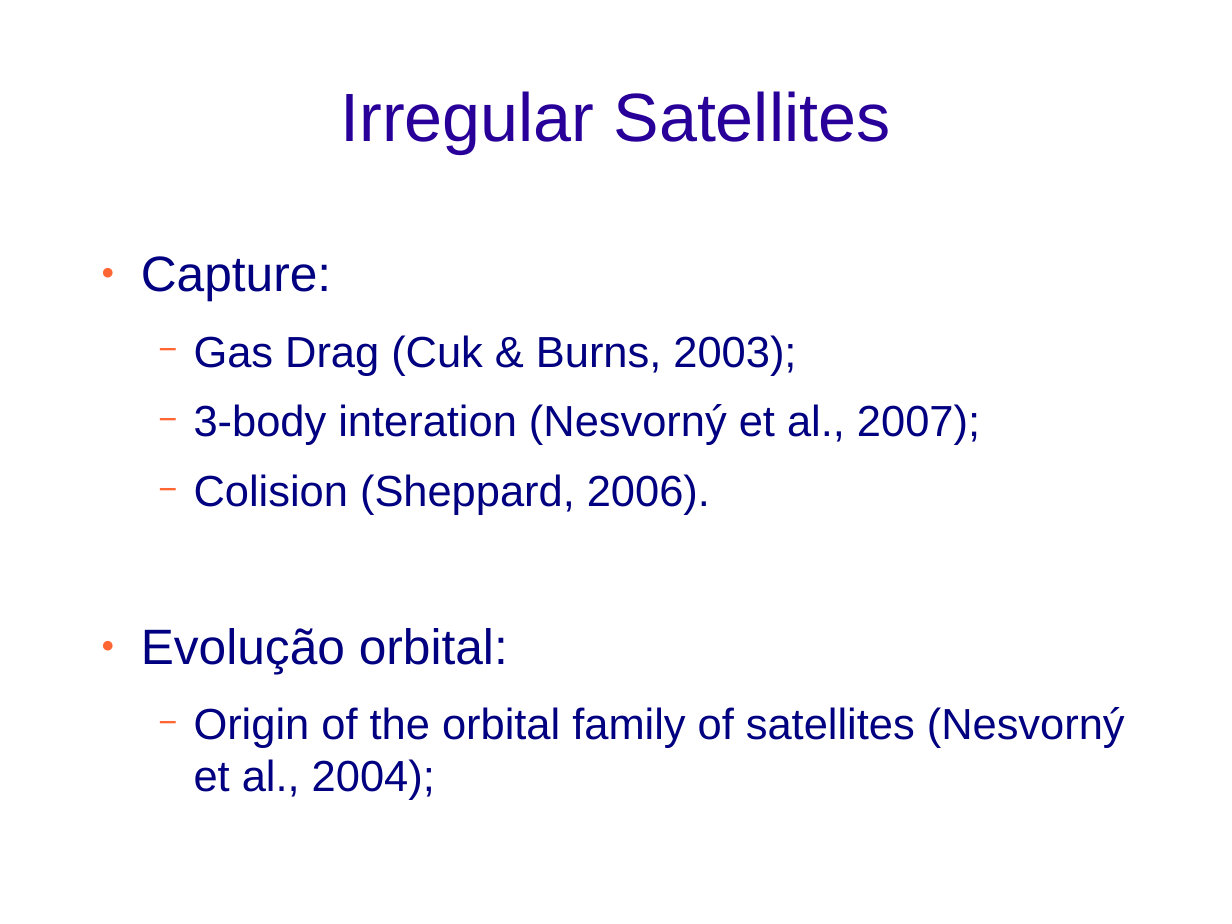
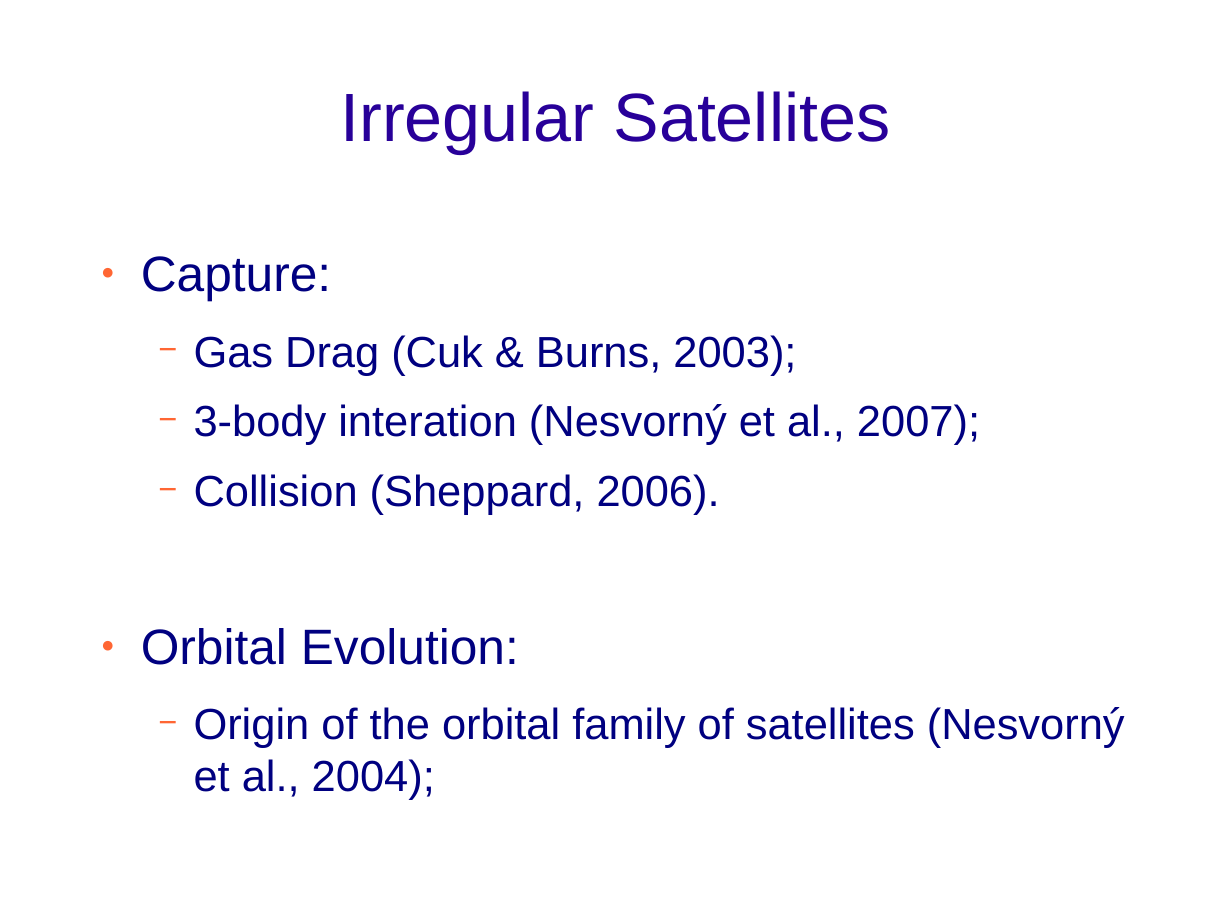
Before and after one commit to altairgomes/Latex, a slide deck: slide 4 of Poster-Apresentação/ENCELADE2016.odp. Drawn at 1232x924 pixels with LibreOffice and Linux fonts; fonts in the diff are those of the drawing; background and template pictures are left out. Boxes give left, top, right and bottom in pixels: in the first picture for what was removed or moved away, otherwise in the second. Text is boxed around its words. In the diff, an @@ line names an element or a change of style, - is before the commit and + after.

```diff
--- a/Poster-Apresentação/ENCELADE2016.odp
+++ b/Poster-Apresentação/ENCELADE2016.odp
@@ text at [141,474,720,665]: text changed @@
-  − Colision (Sheppard, 2006).
-● Evolução orbital:
+  − Collision (Sheppard, 2006).
+● Orbital Evolution:
```
Also in this commit, not shown: 2 other slides changed, 3 slides added, 2 slides removed, 1 other file.
